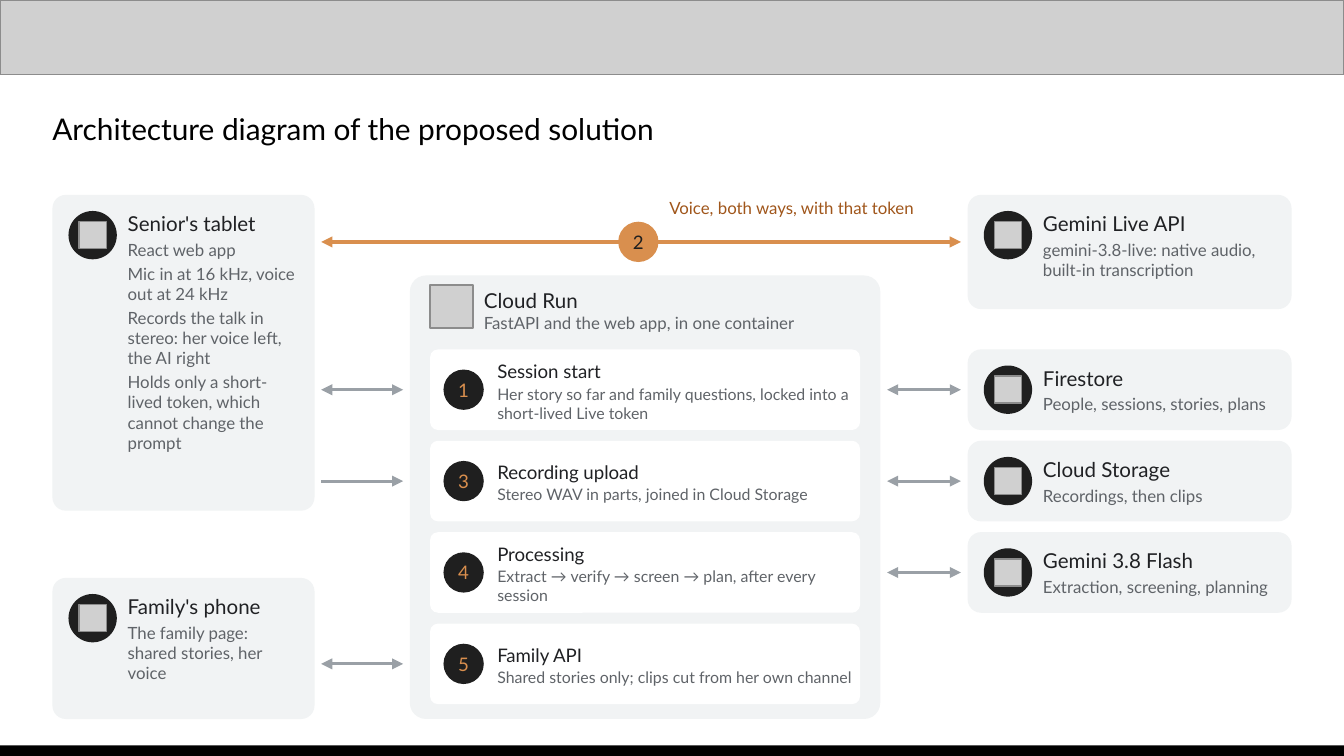
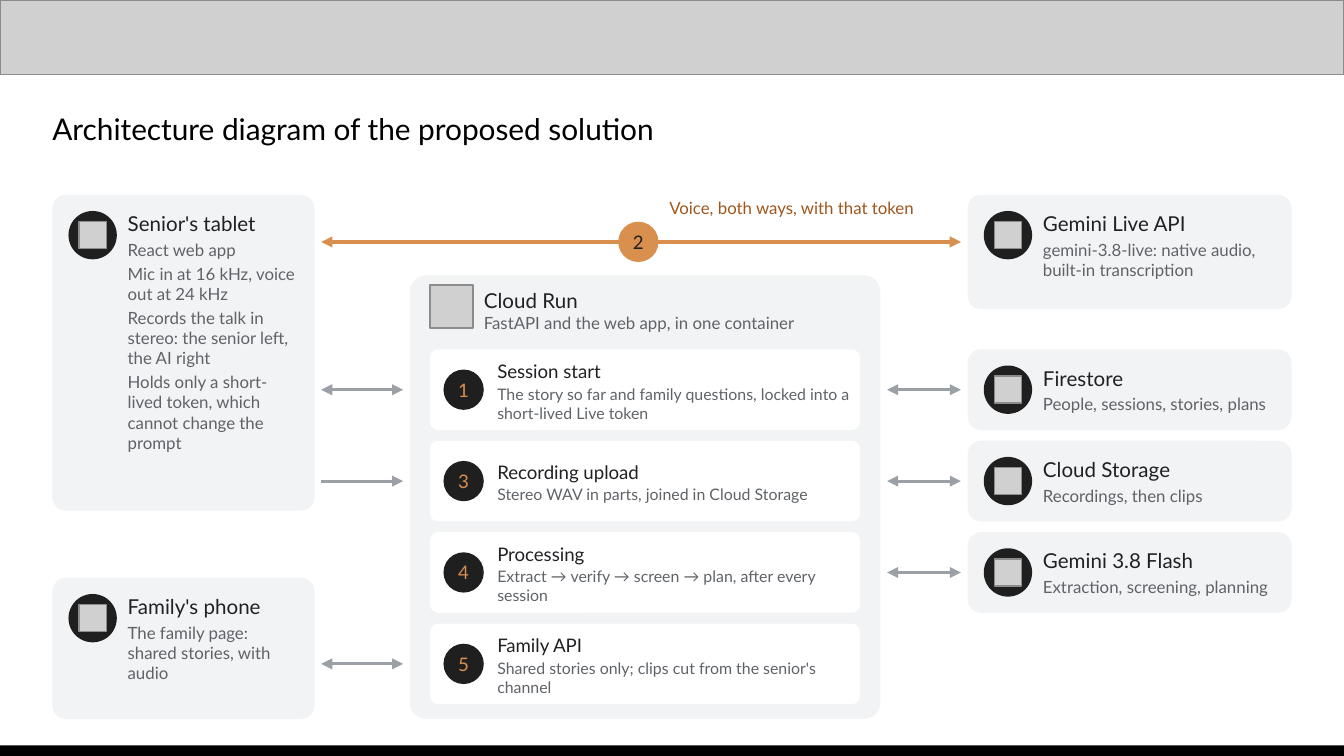
Before and after one commit to kaseovo/kataribe, a slide deck: slide 7 of docs/demo/kataribe-pitch-deck.pptx. Drawn at 1344x756 pixels with LibreOffice and Linux fonts; fonts in the diff are those of the drawing; grey boxes stand for pictures. Boxes give left, top, right and bottom in pixels: in the first picture for what was removed or moved away, otherwise in the second. Text is boxed around its words. In the diff, an @@ line names an element or a change of style, - is before the commit and + after.

```diff
--- a/docs/demo/kataribe-pitch-deck.pptx
+++ b/docs/demo/kataribe-pitch-deck.pptx
@@ text at (128,311,288,367): text changed @@
-Records the talk in stereo: her voice left, the AI right
+Records the talk in stereo: the senior left, the AI right
@@ text at (497,388,849,419): text changed @@
-Her story so far and family questions, locked into a short-lived Live token
+The story so far and family questions, locked into a short-lived Live token
@@ text at (128,626,271,679): text changed @@
-The family page: shared stories, her voice
+The family page: shared stories, with audio
@@ text at (497,662,816,693): text changed @@
-Shared stories only; clips cut from her own channel
+Shared stories only; clips cut from the senior's channel
```
Also in this commit, not shown: 9 other slides changed, 1 other file.
